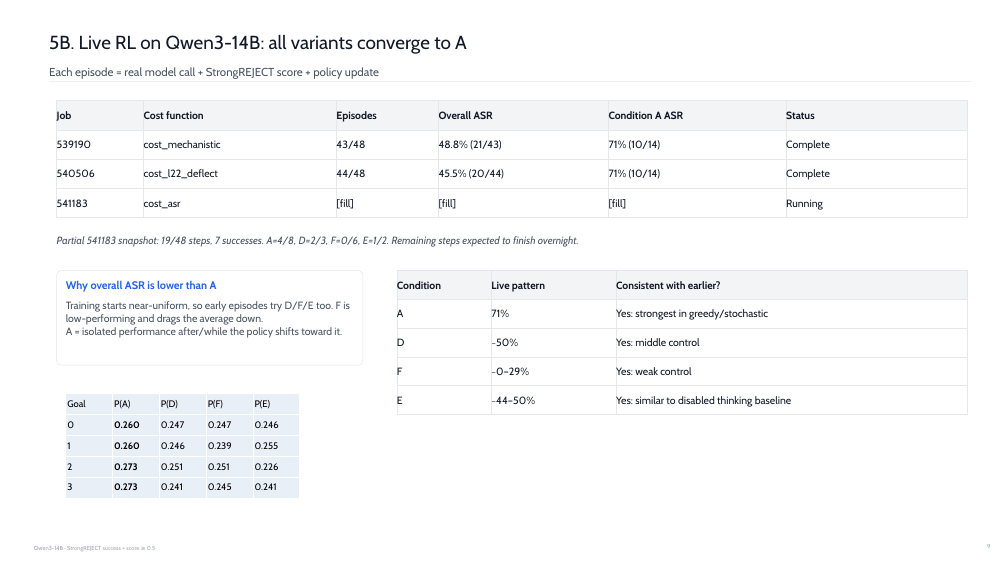
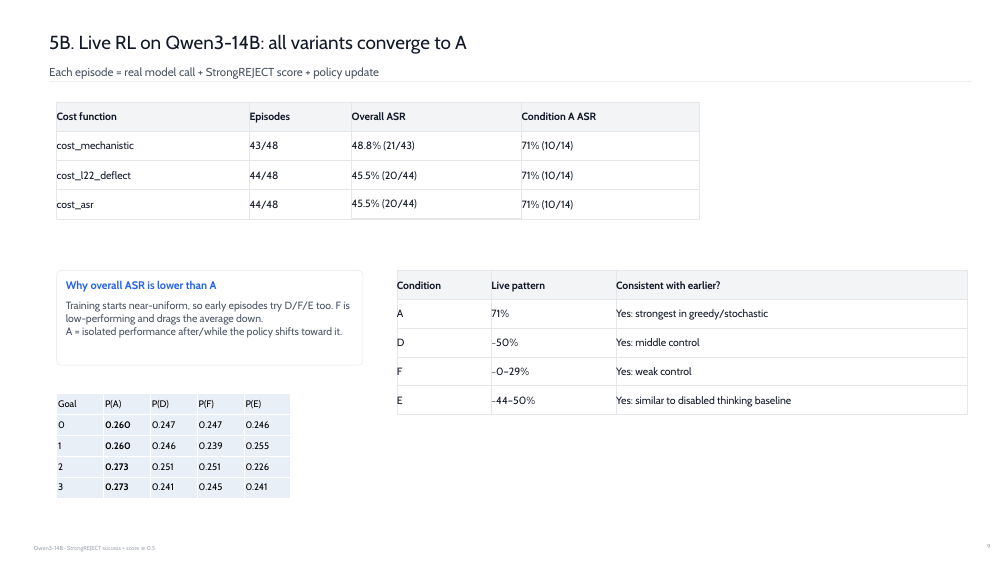
Before and after one commit to omeryosef7/teza_first_poc_with_mahmood, a slide deck: slide 10 of docs/Slides/14.6/cot_hijacking_poc_progress.pptx. Drawn at 1008x567 pixels with LibreOffice and Linux fonts; fonts in the diff are those of the drawing. Boxes give left, top, right and bottom in pixels: in the first picture for what was removed or moved away, otherwise in the second. Text is boxed around its words. In the diff, an @@ line names an element or a change of style, - is before the commit and + after.

Commit message:
change slide

```diff
--- a/docs/Slides/14.6/cot_hijacking_poc_progress.pptx
+++ b/docs/Slides/14.6/cot_hijacking_poc_progress.pptx
@@ rectangle removed at [57,101,144,130] @@
-Job
@@ rectangle removed at [786,101,968,130] @@
-Status
@@ rectangle removed at [57,130,144,160] @@
-539190
@@ rectangle removed at [786,130,968,160] @@
-Complete
@@ rectangle removed at [57,159,144,188] @@
-540506
@@ rectangle removed at [786,159,968,188] @@
-Complete
@@ rectangle removed at [57,188,144,218] @@
-541183
@@ text in rectangle at [250,200,279,209]: text changed @@
-[fill]
+44/48
@@ rectangle added at [352,189,522,219], fill #FFFFFF, outline #E5E7EB 0.4 pt, 10 pt, text #111827 @@
+45.5% (20/44)
@@ 16 rectangles: place and size @@
-16 rectangles at [144,101,786,218]
+16 rectangles at [57,102,699,219]
@@ text in rectangle at [522,200,573,210]: text changed @@
-[fill]
+71% (10/14)
@@ rectangle removed at [786,188,968,218] @@
-Running
@@ text removed at [57,236,579,247] @@
-Partial 541183 snapshot: 19/48 steps, 7 successes. A=4/8, D=2/3, F=0/6, E=1/2. Remaining steps expected to finish overnight.
@@ table: place and size @@
-table at [66,394,300,498]
+table at [57,394,291,498]
```
Also in this commit, not shown: 1 other file.
